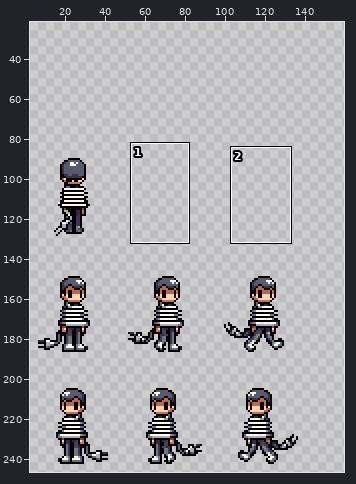
Sprite sheet, stored at Game Design 2D/Assets/Sprites/TimMovementSheet.png. Above: a wide view before the commit, with the close-up outlined.
Close-up. As it was:
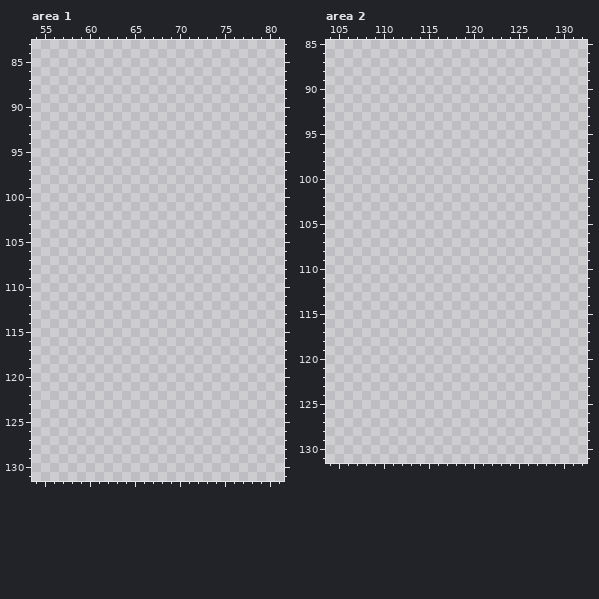
The file is 256x256 pixels. Pixels under 10% opacity are left out. Colours within 5 levels of each other are drawn and written as one. Shown: area 1: x 54..81, y 83..131; area 2: x 104..132, y 85..131. The wide view leaves out empty margins. The commit also changed other parts of the picture, which this record leaves out.
New version:
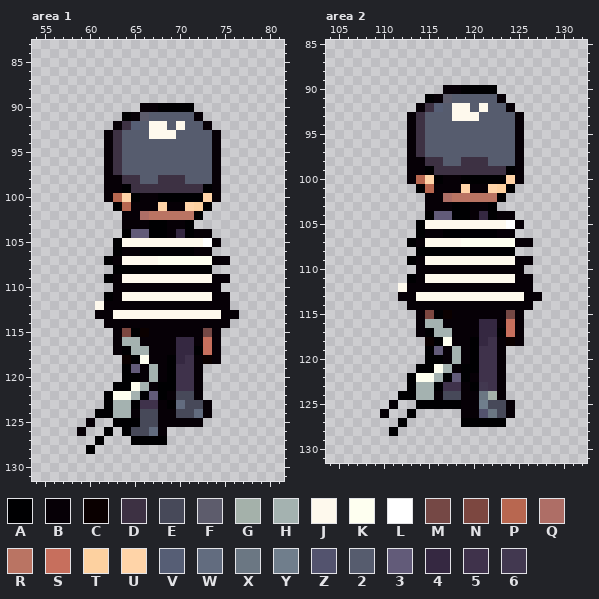
Palette (. is transparent): A #000002  B #060006  C #0a0000  D #3d3143  E #474959  F #5d5c6c  G #a4b1aa  H #a4b2b0  J #fef9ed  K #fefff0  L #ffffff  M #754845  N #7c4740  P #b86750  Q #ae6e66  R #ba7463  S #c76f5d  T #fdd1a0  U #ffd4a8  V #565e75  W #626c7f  X #6b7783  Y #707e8c  Z #53536e  2 #565c6e  3 #625b79  4 #352841  5 #3f324b  6 #423850
The exact change:
--- area 1
@@ x 54..81 @@
  89 ............................
- 90 ............................
- 91 ............................
- 92 ............................
- 93 ............................
- 94 ............................
- 95 ............................
- 96 ............................
- 97 ............................
- 98 ............................
- 99 ............................
-100 ............................
-101 ............................
-102 ............................
-103 ............................
-104 ............................
-105 ............................
-106 ............................
-107 ............................
-108 ............................
-109 ............................
-110 ............................
-111 ............................
-112 ............................
-113 ............................
-114 ............................
-115 ............................
-116 ............................
-117 ............................
-118 ............................
-119 ............................
-120 ............................
-121 ............................
-122 ............................
-123 ............................
-124 ............................
-125 ............................
-126 ............................
-127 ............................
-128 ............................
+ 90 ............BBAAAA..........
+ 91 ..........ABF22222B.........
+ 92 .........BDV2JJ2J22B........
+ 93 ........BD222JJJ2222B.......
+ 94 ........BD2222222222B.......
+ 95 ........BD2222222222B.......
+ 96 ........BD2222222222B.......
+ 97 ........BD2222222222B.......
+ 98 ........BBDD22DDD222B.......
+ 99 ........BBADDDDDDDDAB.......
+100 ........BPUABBAAAAAUB.......
+101 .........APBBBUBBUTA........
+102 ..........BBQRRRRRA.........
+103 ..........BBBAABBA..........
+104 ..........A33AAB4ABB........
+105 .........AJJJJJJJJJLB.......
+106 .........ABBAAAAAABB........
+107 ........ABJJJJKKKKKKBB......
+108 .........AAAAAAAAAAA........
+109 ........ABJJJJJJJJJJBB......
+110 .........BBBBBBBBBBBB.......
+111 ........ABJJJJJJJJJJBB......
+112 .......JBBBBBBBBBBBBBB......
+113 .......BBJJJJJJJJJJJJBB.....
+114 ........BBBBBBBBBBBBBB......
+115 .........BNACBBBBBBMB.......
+116 .........BHHBBBB44BSB.......
+117 .........BAHHBBB44ASB.......
+118 ..........CAKBBA45BCB.......
+119 ..........A3BHBA55B.........
+120 ..........AABHBA55B.........
+121 .........AAKHBAA55B.........
+122 ........AKKHA3ABEEB.........
+123 ........AHHA55BAWEEB........
+124 .......AAHHBEEBBEEWB........
+125 ......B..AAAEEBBBBB.........
+126 .....B..A.AEEWB.............
+127 .......A...AAAA.............
+128 ......A.....................
 129 ............................
--- area 2
@@ x 104..132 @@
  89 .............................
- 90 .............................
- 91 .............................
- 92 .............................
- 93 .............................
- 94 .............................
- 95 .............................
- 96 .............................
- 97 .............................
- 98 .............................
- 99 .............................
-100 .............................
-101 .............................
-102 .............................
-103 .............................
-104 .............................
-105 .............................
-106 .............................
-107 .............................
-108 .............................
-109 .............................
-110 .............................
-111 .............................
-112 .............................
-113 .............................
-114 .............................
-115 .............................
-116 .............................
-117 .............................
-118 .............................
-119 .............................
-120 .............................
-121 .............................
-122 .............................
-123 .............................
-124 .............................
-125 .............................
-126 .............................
-127 .............................
-128 .............................
+ 90 .............BBAAAA..........
+ 91 ...........ABF22222B.........
+ 92 ..........BDV2JJ2J22B........
+ 93 .........BD222JJJ2222B.......
+ 94 .........BD2222222222B.......
+ 95 .........BD2222222222B.......
+ 96 .........BD2222222222B.......
+ 97 .........BD2222222222B.......
+ 98 .........BBDD22DDD222B.......
+ 99 .........BBADDDDDDDDAB.......
+100 .........BPUABBAAAAAUB.......
+101 ..........APBBBUBBUTA........
+102 ...........BBQRRRRRA.........
+103 ...........BBBAABBA..........
+104 ...........A33AAB4ABB........
+105 ..........AJJJJJJJJJLB.......
+106 ..........ABBAAAAAABB........
+107 .........ABJJJJKKKKKKBB......
+108 ..........AAAAAAAAAAA........
+109 .........ABJJJJJJJJJJBB......
+110 ..........BBBBBBBBBBBB.......
+111 .........ABJJJJJJJJJJBB......
+112 ........JBBBBBBBBBBBBBB......
+113 ........BBJJJJJJJJJJJJBB.....
+114 .........BBBBBBBBBBBBBB......
+115 ..........BNACBBBBBBMB.......
+116 ..........BHHBBBB44BSB.......
+117 ..........BAHHBBB44ASB.......
+118 ...........CAKBBA45BCB.......
+119 ...........A3BHBA55B.........
+120 ...........AABHBA55B.........
+121 ..........AAKHBAA55B.........
+122 .........AKKHA3AB55B.........
+123 .........AHHA55BA65B.........
+124 ........AAHHBEEBBXGB.........
+125 .......B..AAAAABBYEEB........
+126 ......B..A.....BBZXEB........
+127 ........A......AAAAA.........
+128 .......A.....................
 129 .............................
Where, in picture pixels (left, top, right, bottom), the same in both close-ups:
added: (77, 103, 239, 454)
added: (380, 85, 542, 436)
